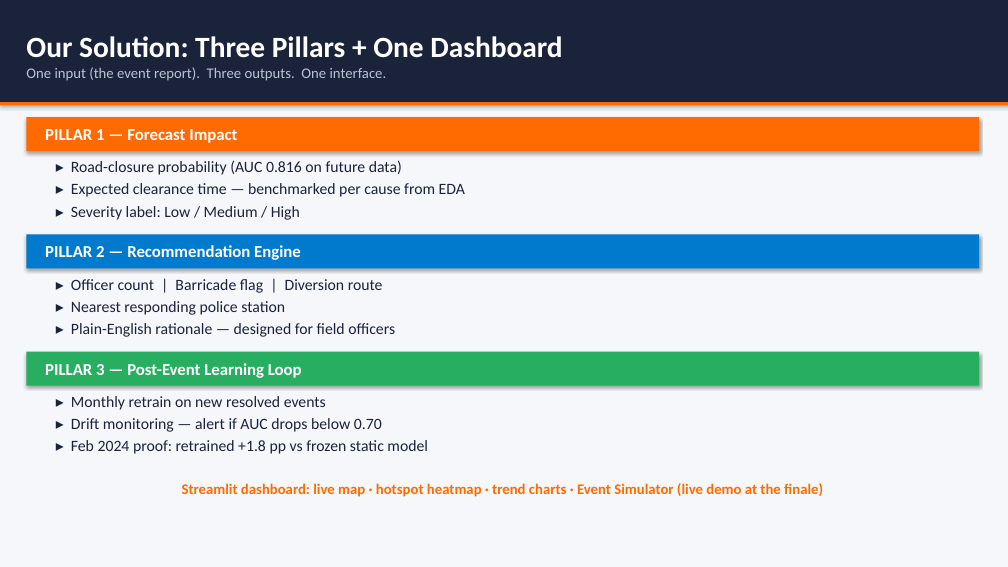
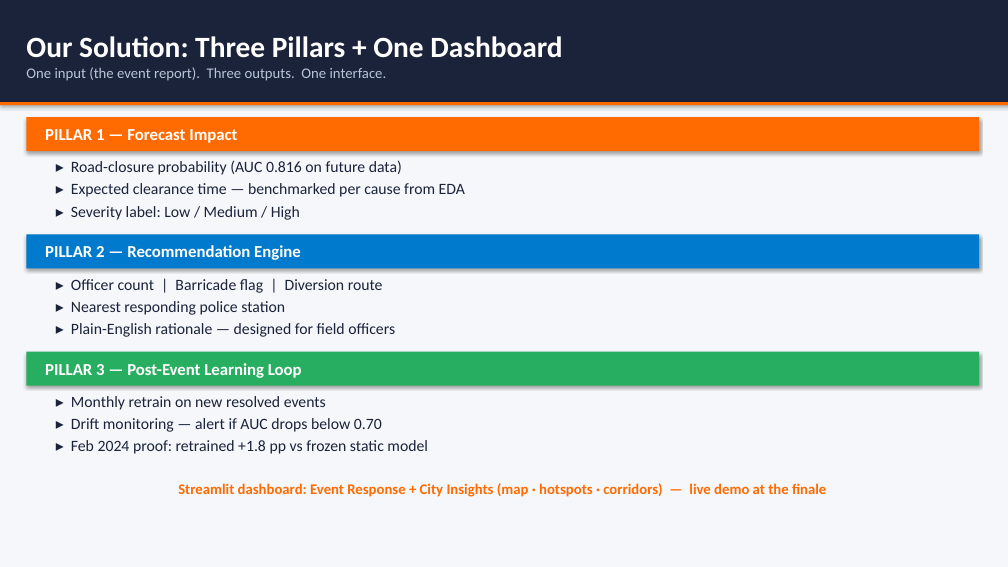
Before and after one commit to valletivarish/gridlock-round2, a slide deck: slide 5 of presentation.pptx. Drawn at 1008x567 pixels with LibreOffice and Linux fonts; fonts in the diff are those of the drawing. Boxes give left, top, right and bottom in pixels: in the first picture for what was removed or moved away, otherwise in the second. Text is boxed around its words. In the diff, an @@ line names an element or a change of style, - is before the commit and + after.

```diff
--- a/presentation.pptx
+++ b/presentation.pptx
@@ text at bbox=[178, 483, 826, 497]: text changed @@
-Streamlit dashboard: live map · hotspot heatmap · trend charts · Event Simulator (live demo at the finale)
+Streamlit dashboard: Event Response + City Insights (map · hotspots · corridors) — live demo at the finale
```
Also in this commit, not shown: 6 other slides changed, 2 other files.
